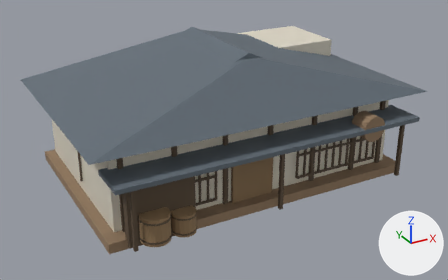
Two versions of the glTF model godot/assets/models/asset_proof_sake_shop.glb, one commit apart.
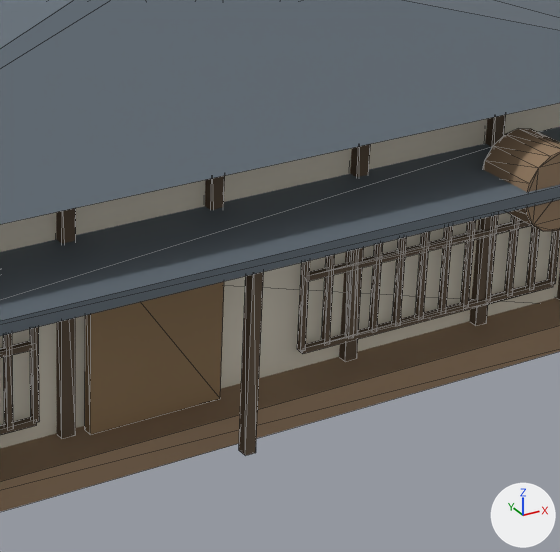
Old and new are each drawn whole from a 50 mm camera at (-10.91, -20.29, 11.22) aimed at (-0.16, -0.74, 1.45) and again close up on the part from 46% to 84% of the width and 26% to 85% of the height. Arrows for +X, +Y and +Z are at lower right; the lights stay in place. The last two pictures show the newer version. The close-ups show mesh edges as thin lines. Vertices at exactly the same position are counted once.

The scene before the commit, as lines of its bpy script (objects in view):
```python
me_立方體 = bpy.data.meshes.new('立方體')
me_立方體.from_pydata(...)  # 618 vertices, 1002 faces; spans x -6.6..6.6, y -4.91..4.45, z 0.0..5.3
# faces by material slot: [72, 24, 744, 132, 30]
me_立方體.materials.append(mat_earth)  # brown #957c61
me_立方體.materials.append(mat_plaster)  # pale yellow #ddd6c5
me_立方體.materials.append(mat_wood)  # brown #5d4d3c
me_立方體.materials.append(mat_wood_lt)  # brown #907655
me_立方體.materials.append(mat_kawara)  # greyish blue #616c76
ob_asset_proof_sake_shop = bpy.data.objects.new('asset_proof_sake_shop', me_立方體)
ob_asset_proof_sake_shop.location = (0.0, 0.0, 0.0)
```
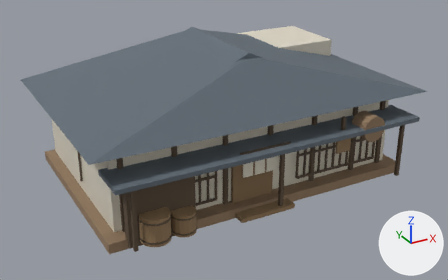
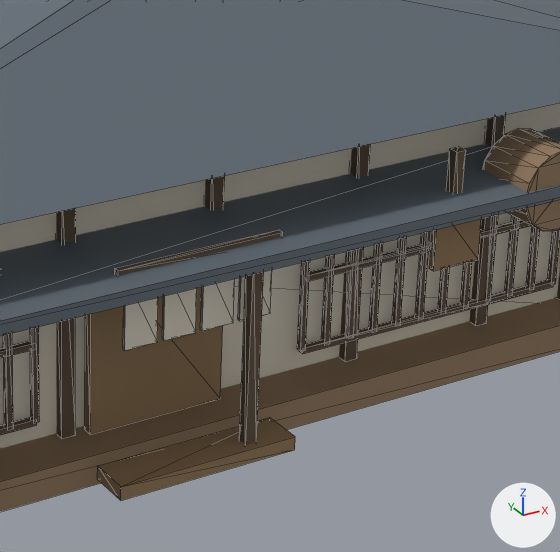
What changed in the scene script:
```text
Change me_立方體:
    used by ob_asset_proof_sake_shop; location = (0.0, 0.0, 0.0)
    remove me_立方體.from_pydata(...)  # 618 vertices, 1002 faces; spans x -6.6..6.6, y -4.91..4.45, z 0.0..5.3
    add me_立方體.from_pydata(...)  # 682 vertices, 1098 faces; spans x -6.6..6.6, y -4.91..4.45, z 0.0..5.3
    me_立方體 part 1: a new loose piece, a box spanning x -1.47..-1.09, y -4.447..-4.412, z 1.77..2.59, in mat_plaster (pale yellow #ddd6c5)
    me_立方體 part 2: a new loose piece, a box spanning x -1.01..-0.63, y -4.447..-4.412, z 1.77..2.59, in mat_plaster (pale yellow #ddd6c5)
    me_立方體 part 3: a new loose piece, a box spanning x -0.55..-0.17, y -4.447..-4.412, z 1.77..2.59, in mat_plaster (pale yellow #ddd6c5)
    me_立方體 part 4: a new loose piece, a box spanning x -0.09..0.29, y -4.447..-4.412, z 1.77..2.59, in mat_plaster (pale yellow #ddd6c5)
    me_立方體 part 5: a new loose piece, a box spanning x -1.565..0.385, y -4.465..-4.395, z 2.575..2.685, in mat_wood (brown #5d4d3c)
    me_立方體 part 6: a new loose piece, a box spanning x 2.66..2.78, y -4.4..-4.28, z 2.01..3.11, in mat_wood (brown #5d4d3c)
    me_立方體 part 7: a new loose piece, a box spanning x 2.41..3.03, y -4.465..-4.395, z 1.79..2.57, in mat_wood_lt (brown #907655)
    me_立方體 part 8: a new loose piece, a box spanning x -1.65..0.5, y -4.72..-4.24, z 0.22..0.38, in mat_wood_lt (brown #907655)
```

What differs and where, as boxes (x1, y1, x2, y2) in the close-ups (560 x 552 px):
part 1 of me_立方體, added (pale yellow)
    after: (123, 298, 158, 350)
part 2 of me_立方體, added (pale yellow)
    after: (162, 288, 197, 341)
part 3 of me_立方體, added (pale yellow)
    after: (200, 279, 235, 331)
part 4 of me_立方體, added (pale yellow)
    after: (238, 270, 272, 321)
part 5 of me_立方體, added
    after: (115, 230, 283, 276)
part 6 of me_立方體, added
    after: (447, 147, 466, 194)
part 7 of me_立方體, added (brown)
    after: (429, 219, 482, 271)
part 8 of me_立方體, added (brown)
    after: (97, 418, 295, 500)
